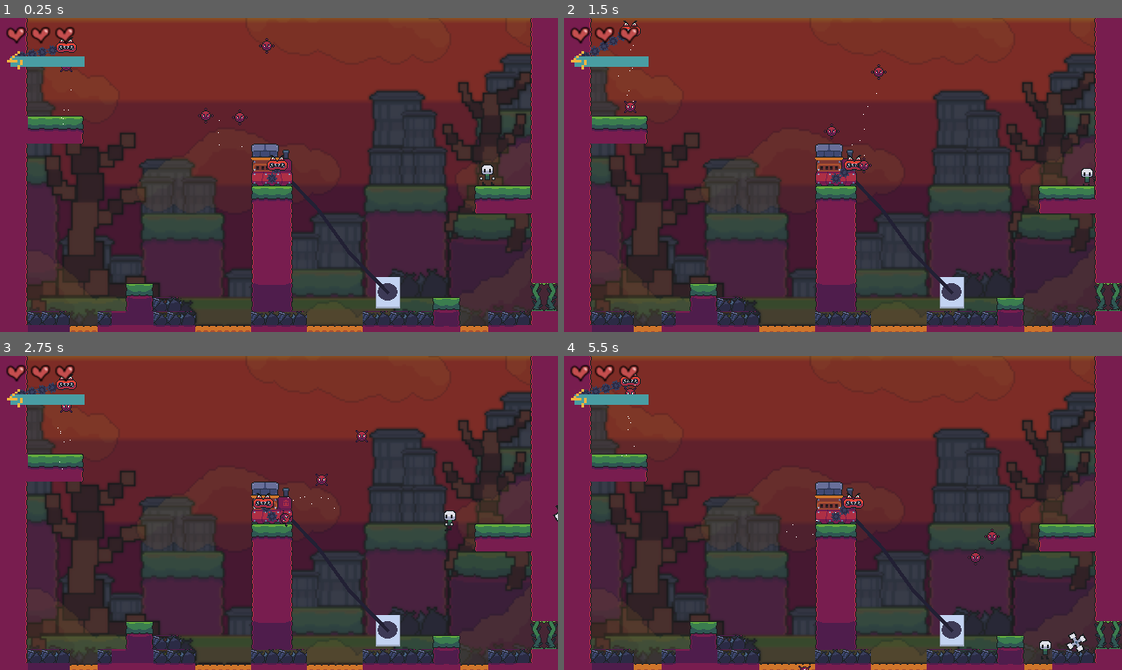
Above: before the commit, frames 1-4 (two rows, left to right).
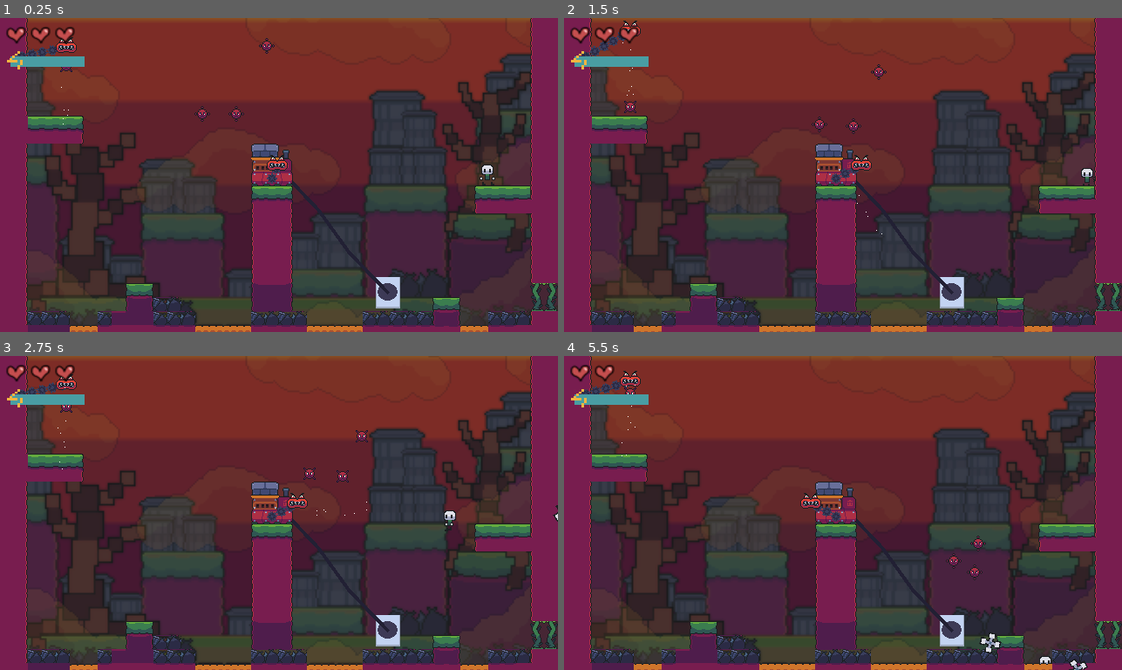
Above: after the commit, the same moments.

Repository: snootyjerk/Boss-Rush-Jam
Game: Godot game, scene res://main.tscn
The game is run twice, just before and just after one commit, with the same random seed, the same clock (stepped at 60 frames per second) and the same inputs.
Inputs:
- Up to frame 1 (0.25 s): no input
- Up to frame 2 (1.5 s): hold Right (right) from 0.53 s (still down); tap Shift (throw) at 0.6, 1.35 s; tap Space (jump) at 0.77 s
- Up to frame 3 (2.75 s): tap Space (jump) at 1.52 s; release Right (right) at 2.03 s; hold Left (left) from 2.03 s (still down); tap Shift (throw) at 2.1 s
- Up to frame 4 (5.5 s): release Left (left) at 2.78 s; hold Right (right) 2.78-4.28 s; tap Shift (throw) every 0.75 s from 2.85 to 5.1 s; tap Space (jump) at 3.02, 3.77, 4.52 s; hold Left (left) 4.28-5.03 s; hold Right (right) from 5.03 s (still down)

The runs differ from the first frame. In frame 1, 0.2% of the frame differs, in the area x 10-45%, y 21-42%; in frame 2, 0.4%; in frame 3, 0.6%; in frame 4, 1.3%, in the area x 9-94%, y 2-100%.

Commit message:
Suction Attack probably complete
Suction attack now tied to boss's state machine. Will roughly target player. Revised recovery phase so recovery time can change depending on attack used.

Diff:
--- a/Bosses/VacuumAttack.gd
+++ b/Bosses/VacuumAttack.gd
@@ -5,14 +5,16 @@
 var _active = true
 
 var _target_list = Array()
-var _player_quadrant = Vector2(1,1)
-var _suck_timer = 5
+var _player_quadrant: Vector2
+var _suck_timer = 2
 var _rotation_direction
+
+signal _suction_complete
 
 # Called when the node enters the scene tree for the first time.
 func _ready() -> void:
 	_set_enabled(true)
-	_player_quadrant = _get_player_quadrant()
+	#_player_quadrant = _get_player_quadrant()
 	print(_player_quadrant)
 	match _player_quadrant:
 		Vector2(1,1):
@@ -29,14 +31,15 @@
 
 # Called every frame. 'delta' is the elapsed time since the previous frame.
 func _physics_process(delta: float) -> void:
-	_player_quadrant = _get_player_quadrant()
-	print(_player_quadrant)
+	#_player_quadrant = _get_player_quadrant()
+	#print(_player_quadrant)
 	rotation += _rotation_speed * delta * _rotation_direction
 	for target in _target_list:
 		if target.has_method("_add_velocity"):
 			target._add_velocity(target.global_position.direction_to(global_position) * _power)
-	#_suck_timer -= 1*delta
+	_suck_timer -= 1*delta
 	if _suck_timer <= 0:
+		_suction_complete.emit()
 		queue_free()
 
 func _set_enabled(enabled: bool):
@@ -50,7 +53,6 @@
 	_set_enabled(false)
 	_target_list.clear()
 
-
 func _on_body_entered(body: Node2D) -> void:
 	_target_list.append(body)
 	#body._add_velocity(body.global_position.direction_to(global_position) * _power)
@@ -58,14 +60,5 @@
 func _on_body_exited(body: Node2D) -> void:
 	_target_list.erase(body)
 
-func _get_player_quadrant() -> Vector2:
-	var result: Vector2
-	if Main.node.player_position.x >= global_position.x:
-		result = Vector2(1,0)
-	else:
-		result = Vector2(-1,0)
-	if Main.node.player_position.y >= global_position.y:
-		result += Vector2(0,1)
-	else:
-		result += Vector2(0,-1)
-	return result
+func _set_player_quadrant(quadrant: Vector2) -> void:
+	_player_quadrant = quadrant
--- a/Bosses/boss_test.tscn
+++ b/Bosses/boss_test.tscn
@@ -8,7 +8,6 @@
 [ext_resource type="Script" path="res://Bosses/vacuum_hose.gd" id="3_ll0tt"]
 [ext_resource type="PackedScene" uid="uid://d3k50v47wuhsr" path="res://Bosses/static_boss_hitbox.tscn" id="4_6et36"]
 [ext_resource type="Script" path="res://Bosses/head_character_2d.gd" id="4_ty75v"]
-[ext_resource type="PackedScene" uid="uid://dsr372b33urrk" path="res://Bosses/suction_hitbox.tscn" id="9_g6c6k"]
 
 [sub_resource type="RectangleShape2D" id="RectangleShape2D_iq4wm"]
 size = Vector2(20, 14.5)
@@ -53,8 +52,4 @@
 position = Vector2(0, -2.25)
 shape = SubResource("RectangleShape2D_iq4wm")
 
-[node name="SuctionHitbox" parent="HeadCharacter2D" instance=ExtResource("9_g6c6k")]
-position = Vector2(0, 0)
-_power = 50
-
 [editable path="StaticBossHitbox"]
--- a/Bosses/head_character_2d.gd
+++ b/Bosses/head_character_2d.gd
@@ -23,6 +23,8 @@
 
 @onready var _tether_point = global_position
 var _target_direction = Vector2(1,0)
+
+
 enum _states {IDLE,PAUSE,STRIKE,RECOVER,SUCTION}
 #Idle: move back and forth, waiting for player to come in range.
 #Pause: wait a short while before charging at player
@@ -47,6 +49,7 @@
 			elif _idle_timer <= 0:
 				_idle_timer = _idle_timer_max
 				_target_direction = global_position.direction_to(_tether_point)
+				_start_suction()
 			if global_position.distance_to(_tether_point) > _tether_length:
 				_target_direction = global_position.direction_to(_tether_point)
 				#print("too far")
@@ -54,7 +57,7 @@
 				#print(_tether_point)
 
 		_states.PAUSE:
-			_pause_timer -= 1
+			_pause_timer -= 14
 			velocity = Vector2(0,0)
 			if _pause_timer <= 0:
 				_pause_timer = _pause_timer_max
@@ -63,8 +66,7 @@
 		_states.STRIKE:
 			velocity = _target_direction * _strike_speed
 			if global_position.distance_to(_tether_point) > _tether_length:
-				_target_direction = global_position.direction_to(_tether_point)
-				_update_state(_states.RECOVER)
+				_start_recovery(_recover_timer_max)
 
 		_states.RECOVER:
 			velocity = _target_direction * _idle_speed
@@ -92,7 +94,34 @@
 	else:
 		return false
 
+func _start_recovery(time: int):
+	_target_direction = global_position.direction_to(_tether_point)
+	_update_state(_states.RECOVER)
+	_recover_timer = time
+
 func _update_state(new_state):
 	_prev_state = _current_state
 	_current_state = new_state
-	#print(_current_state)
+	print(_current_state)
+
+func _start_suction():
+	var attack = _suction_attack.instantiate()
+	var callable = Callable(self,"_start_recovery").bind(_recover_timer_max)
+	velocity = Vector2(0,0)
+	attack.global_position = global_position
+	attack._player_quadrant = _get_player_quadrant()
+	attack._suction_complete.connect(callable)
+	Main.node.current_level.add_child(attack)
+	_update_state(_states.SUCTION)
+
+func _get_player_quadrant() -> Vector2:
+	var result: Vector2
+	if Main.node.player_position.x >= global_position.x:
+		result = Vector2(1,0)
+	else:
+		result = Vector2(-1,0)
+	if Main.node.player_position.y >= global_position.y:
+		result += Vector2(0,1)
+	else:
+		result += Vector2(0,-1)
+	return result
Not shown: 1 places in Bosses/boss_test.tscn that only renumber resources
